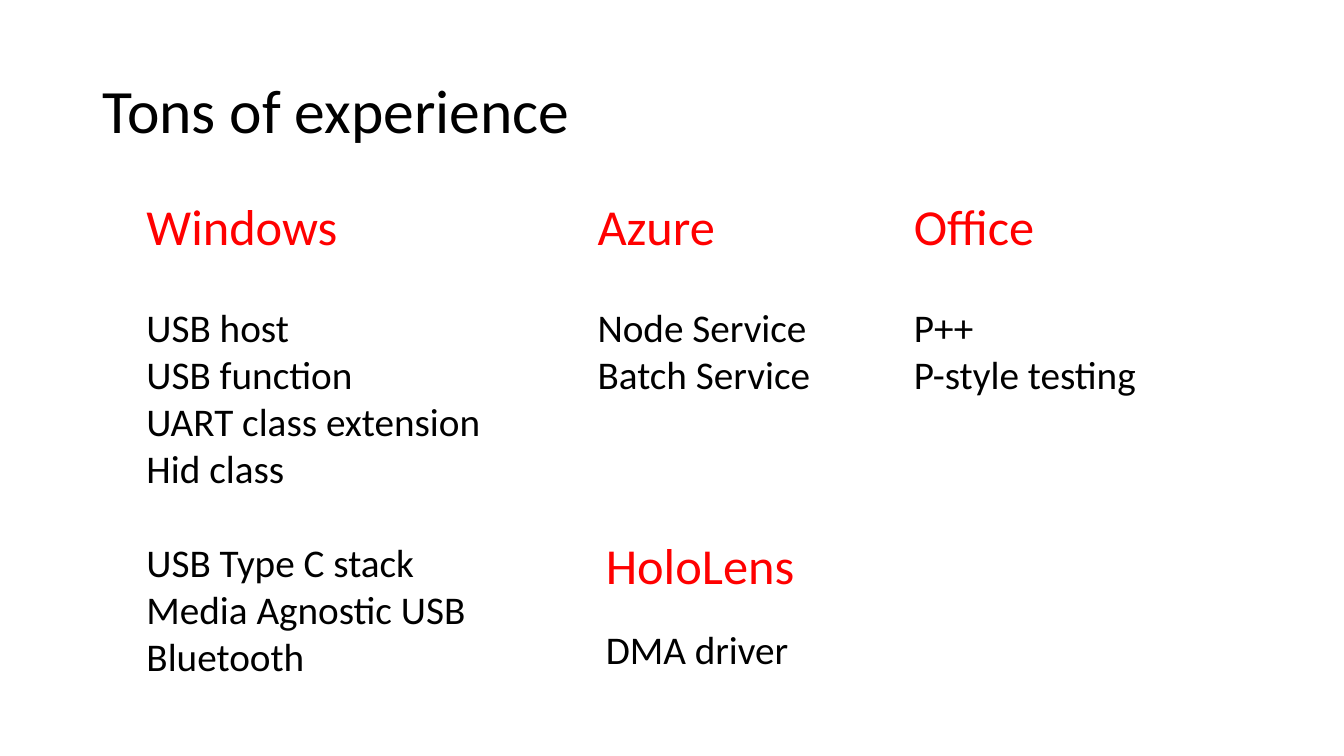
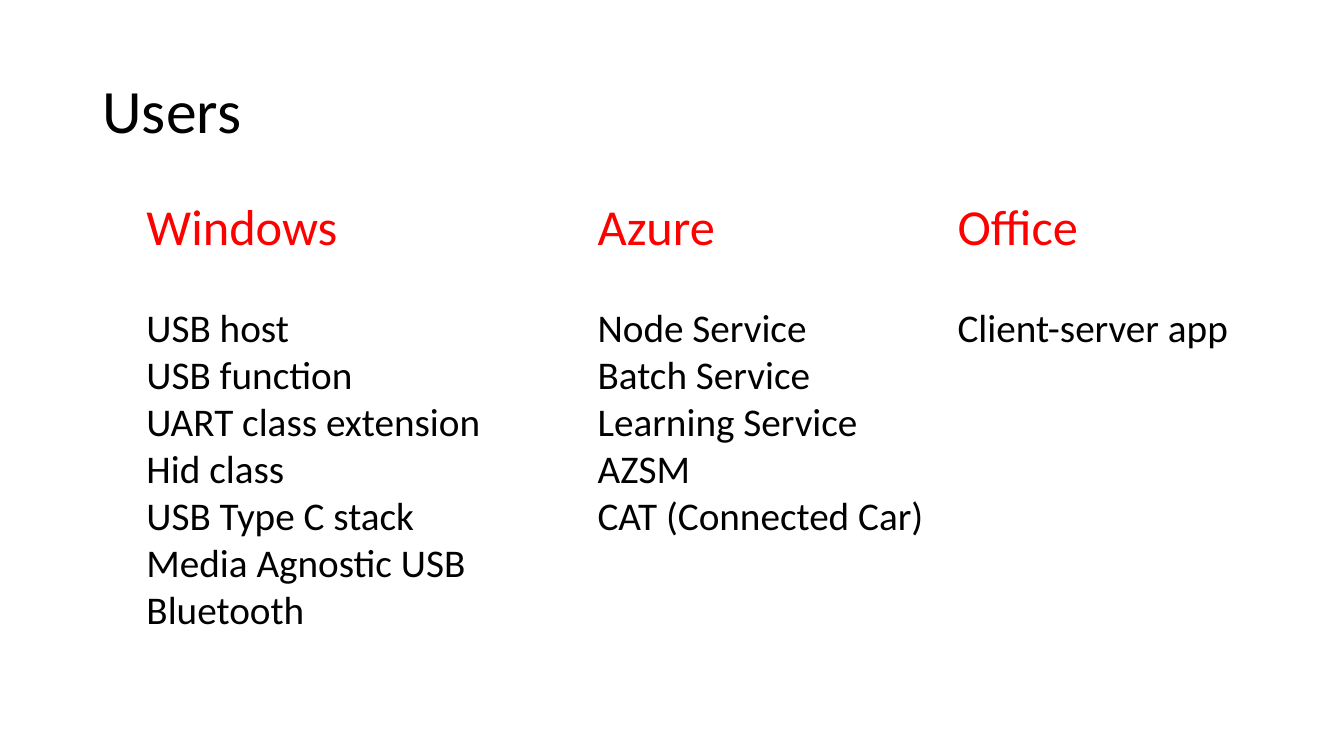
Before and after one commit to p-org/P, a slide deck: slide 8 of Tutorial/P-tutorial.pptx. Drawn at 1344x756 pixels with LibreOffice and Linux fonts; fonts in the diff are those of the drawing. Boxes give left, top, right and bottom in pixels: in the first picture for what was removed or moved away, otherwise in the second. Text is boxed around its words. In the diff, an @@ line names an element or a change of style, - is before the commit and + after.

```diff
--- a/Tutorial/P-tutorial.pptx
+++ b/Tutorial/P-tutorial.pptx
@@ title at box(102, 93, 241, 134): text changed @@
-Tons of experience
+Users
@@ text "Windows" rewrapped from box(146, 210, 480, 672) to box(146, 210, 480, 625) @@
@@ text "Office": place and size @@
-text "Office" at box(914, 210, 1136, 396)
+text "Office" at box(958, 210, 1228, 349)
@@ text at box(958, 314, 1228, 349): text changed @@
-P++
-P-style testing
+Client-server app
@@ text at box(598, 409, 923, 535): paragraphs added @@
+Learning Service
+AZSM
+CAT (Connected Car)
@@ text removed at box(606, 549, 794, 665) @@
-HoloLens
-DMA driver
```
Also in this commit, not shown: 3 other slides changed, 6 slides added, 4 slides removed, 1 other file.
